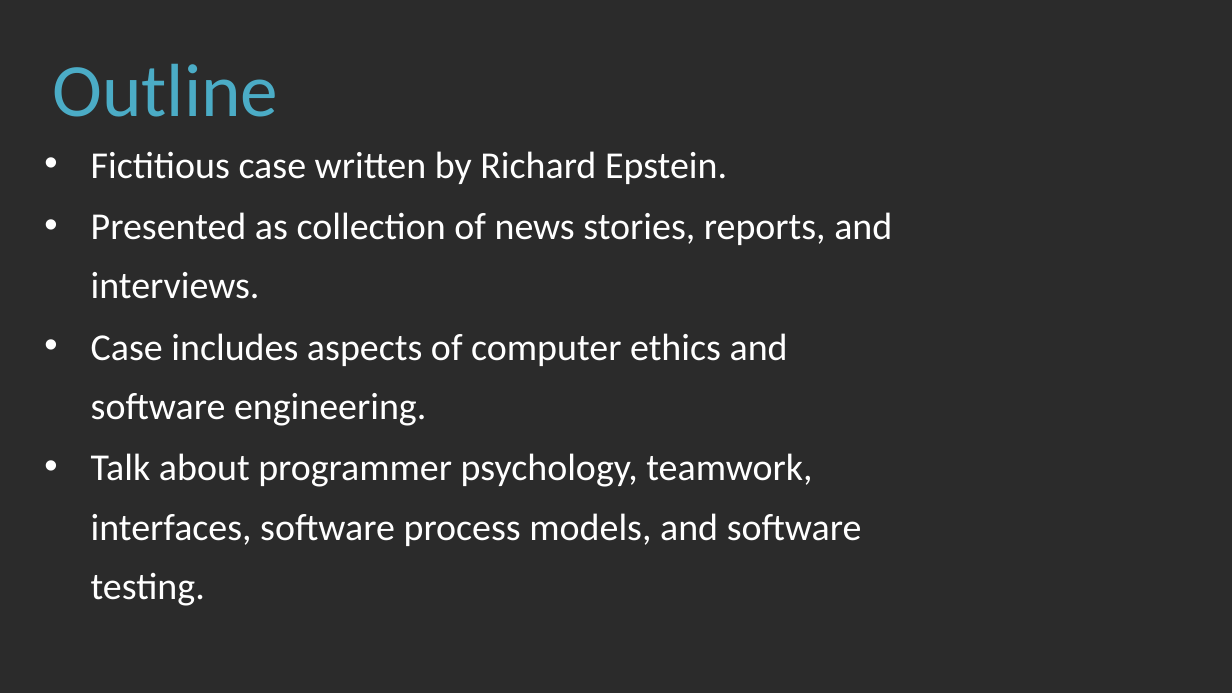
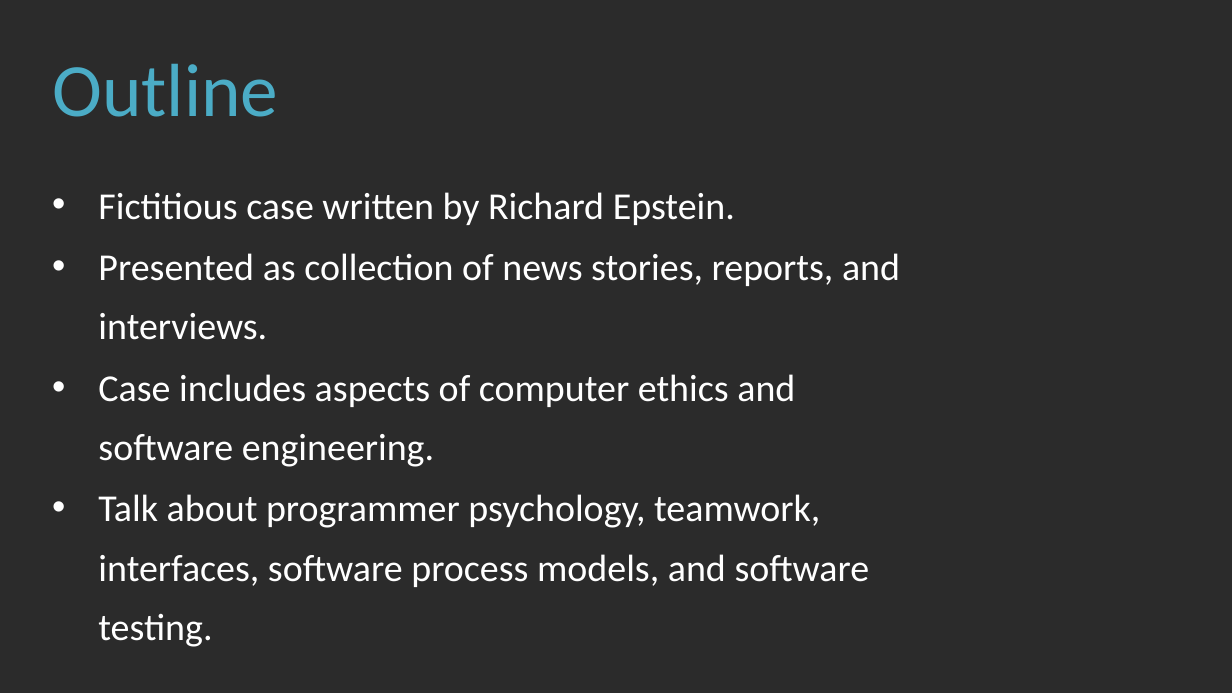
Before and after one commit to anil4956/HI, a slide deck: slide 3 of Killer Fish/Killer Robot.pptx (slide 2 before the commit). Drawn at 1232x693 pixels with LibreOffice and Linux fonts; fonts in the diff are those of the drawing; background and template pictures are left out; a plain dark background stands for a picture behind light text. Boxes give left, top, right and bottom in pixels: in the first picture for what was removed or moved away, otherwise in the second. Text is boxed around its words. In the diff, an @@ line names an element or a change of style, - is before the commit and + after.

```diff
--- a/Killer Fish/Killer Robot.pptx
+++ b/Killer Fish/Killer Robot.pptx
@@ text "Fictitious case written by Richard ...": place and size @@
-text "Fictitious case written by Richard ..." at (91, 151, 892, 606)
+text "Fictitious case written by Richard ..." at (98, 192, 900, 647)
```
Also in this commit, not shown: 5 other slides changed, 1 slide added.
